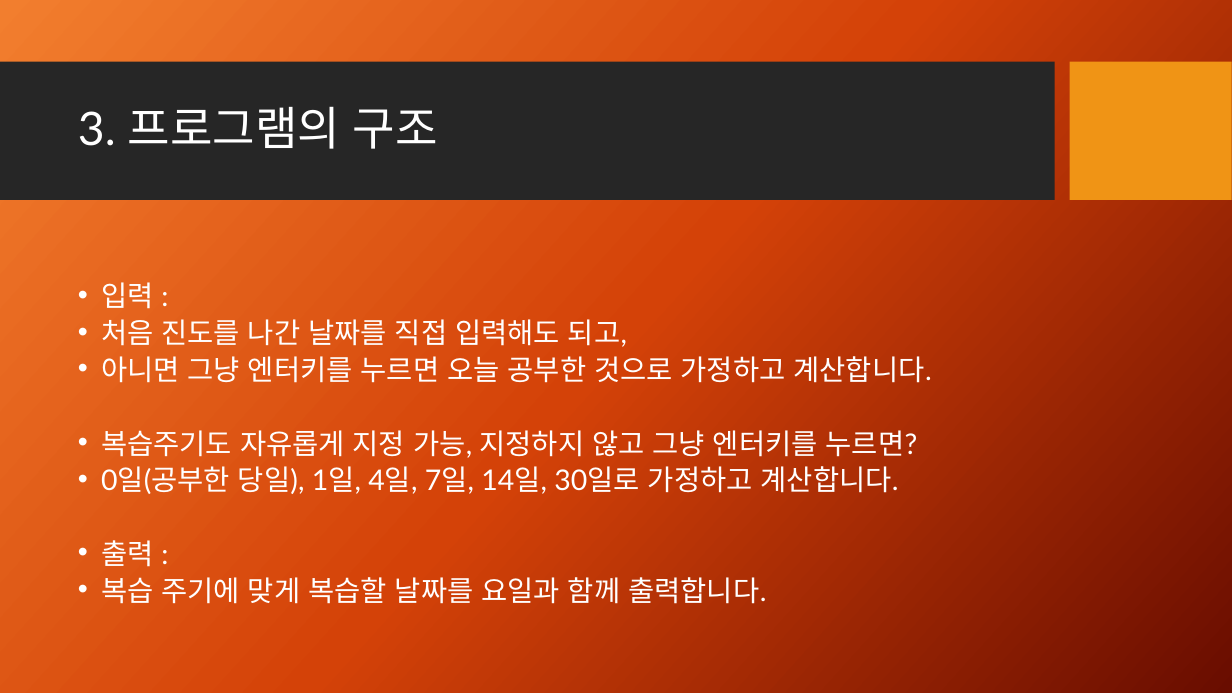
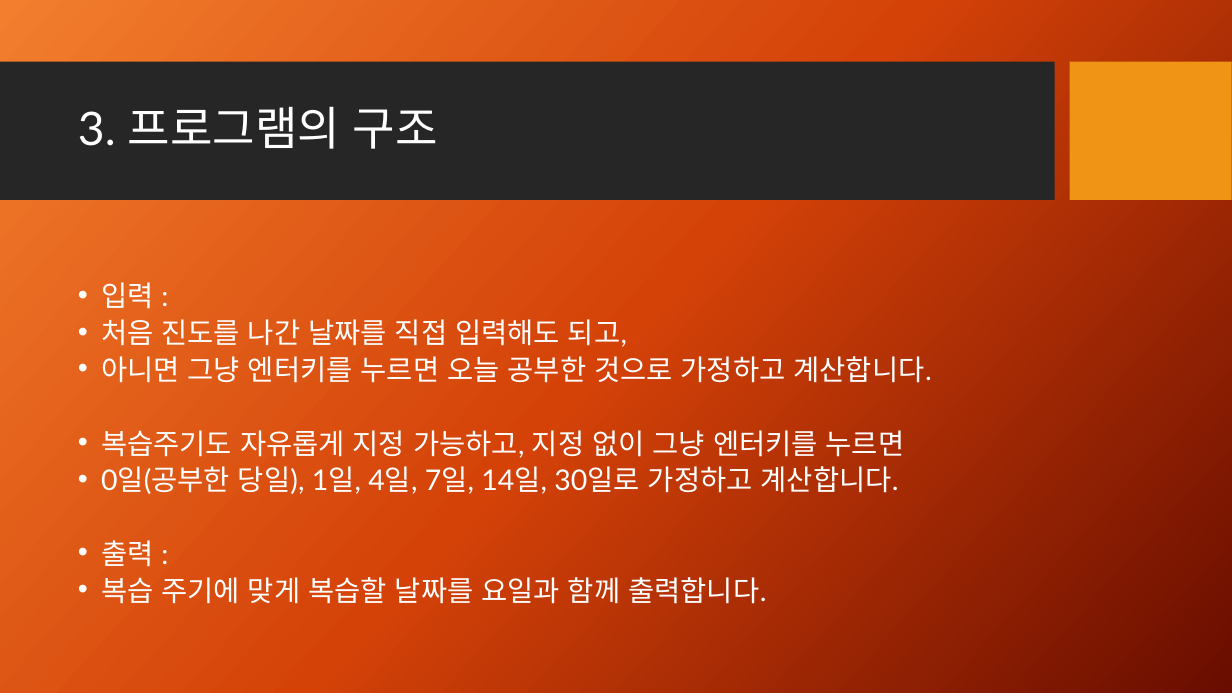
Before and after one commit to bubjoin/spaced-practice, a slide deck: slide 4 of PPT/spc_display.pptx. Drawn at 1232x693 pixels with LibreOffice and Linux fonts; fonts in the diff are those of the drawing; background and template pictures are left out. Boxes give left, top, right and bottom in pixels: in the first picture for what was removed or moved away, otherwise in the second. Text is boxed around its words. In the diff, an @@ line names an element or a change of style, - is before the commit and + after.

Commit message:
Update spc_display.pptx program structure inputs

```diff
--- a/PPT/spc_display.pptx
+++ b/PPT/spc_display.pptx
@@ text at (x1=101, y1=430, x2=905, y2=458): text changed @@
-• 복습주기도 자유롭게 지정 가능, 지정하지 않고 그냥 엔터키를 누르면?
+• 복습주기도 자유롭게 지정 가능하고, 지정 없이 그냥 엔터키를 누르면
```
